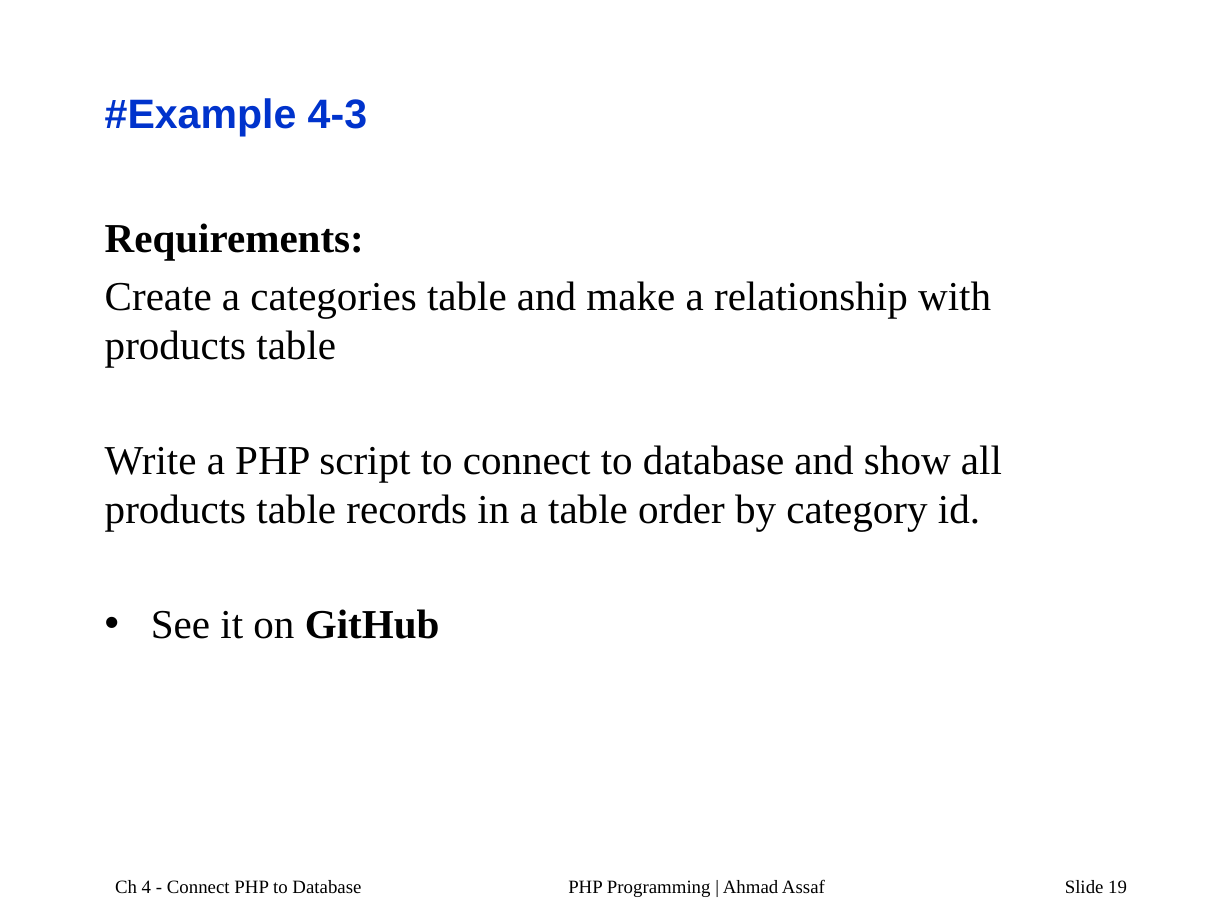
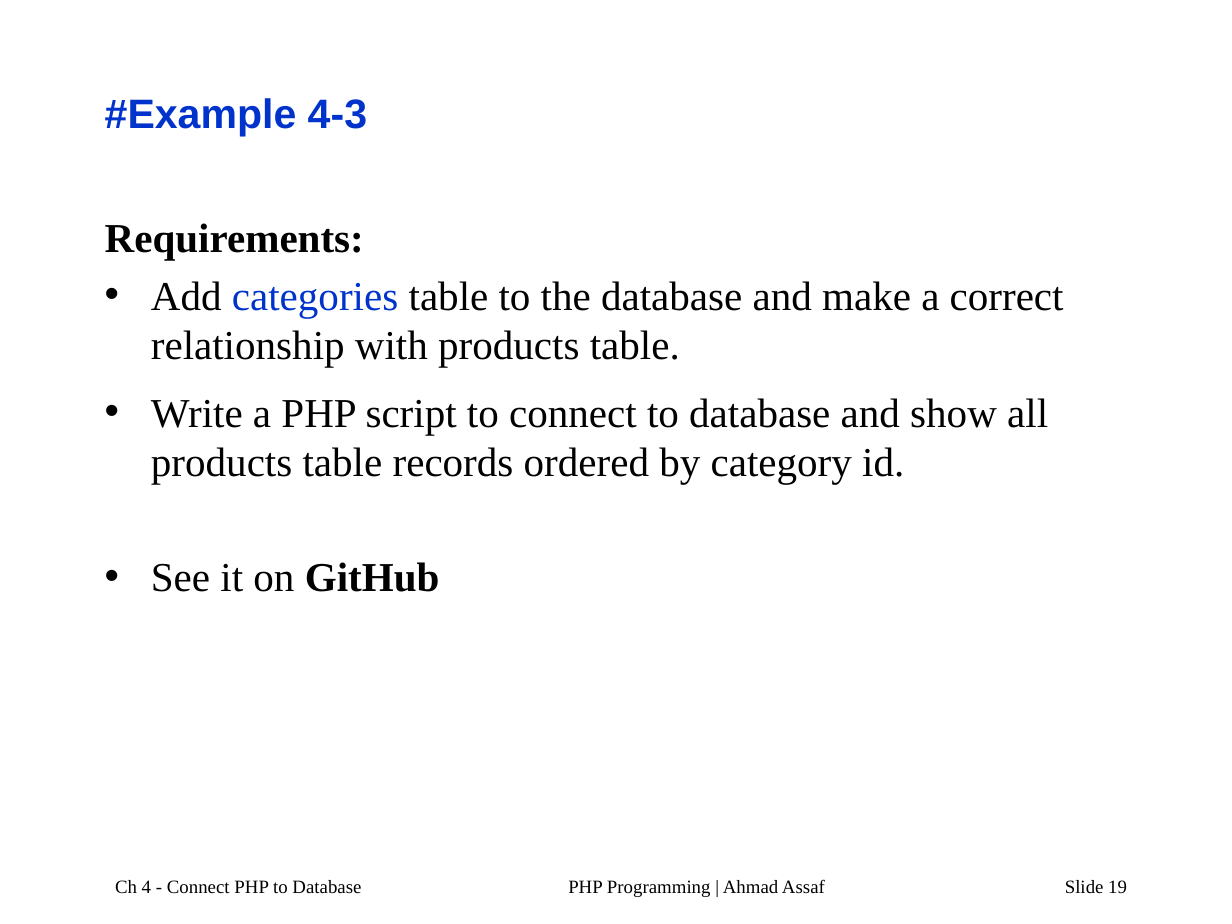
Before and after one commit to AhmadAssafCode/PHP2211, a slide deck: slide 19 of others/PHP-Ch4a.pptx. Drawn at 1232x924 pixels with LibreOffice and Linux fonts; fonts in the diff are those of the drawing. Boxes give left, top, right and bottom in pixels: in the first picture for what was removed or moved away, otherwise in the second. Text is boxed around its words. In the diff, an @@ line names an element or a change of style, - is before the commit and + after.

```diff
--- a/others/PHP-Ch4a.pptx
+++ b/others/PHP-Ch4a.pptx
@@ text at bbox=[151, 281, 1064, 484]: text changed @@
-Create a categories table and make a relationship with products table
-Write a PHP script to connect to database and show all products table records in a table order by category id.
+• Add categories table to the database and make a correct relationship with products table.
+• Write a PHP script to connect to database and show all products table records ordered by category id.
```
Also in this commit, not shown: 7 other slides changed, 7 slides added, 2 other files.
